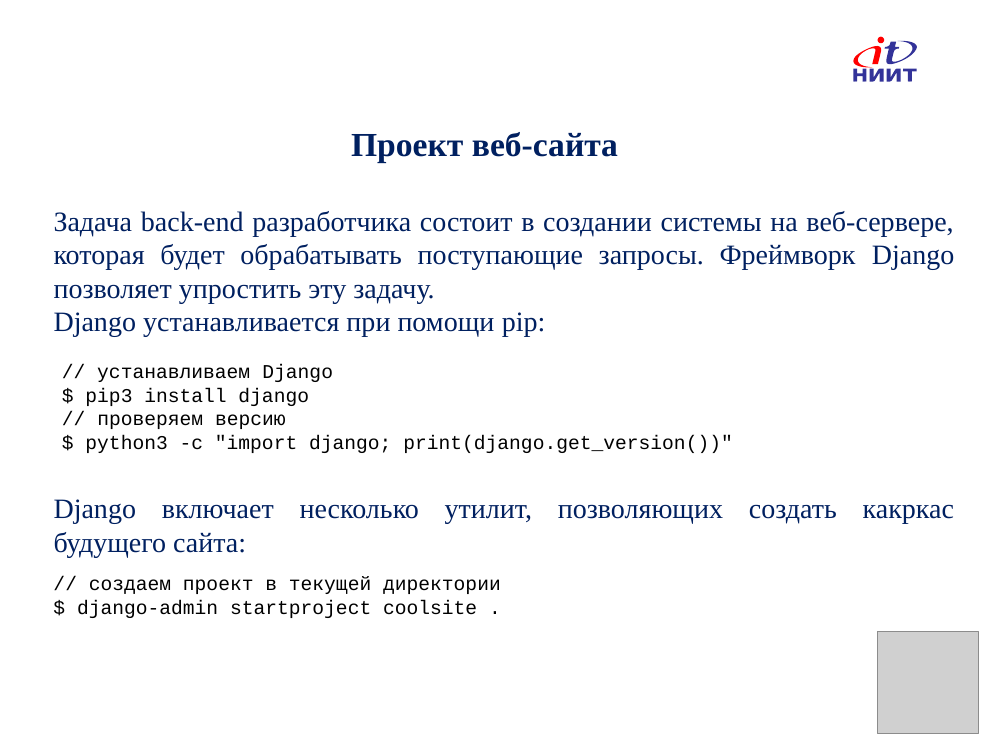
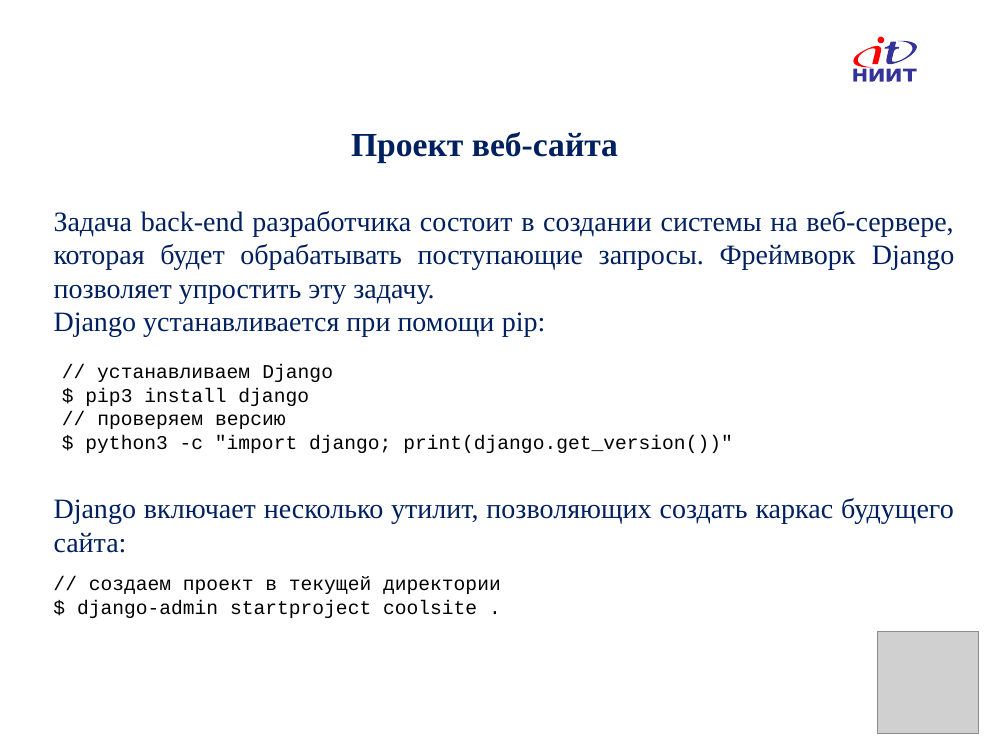
Before and after one commit to IlyaOrlov/PythonCourse, a slide deck: slide 8 of Lectures/PyLec_14.pptx. Drawn at 1008x756 pixels with LibreOffice and Linux fonts; fonts in the diff are those of the drawing; grey boxes stand for pictures; background and template pictures are left out. Boxes give left, top, right and bottom in pixels: in the first picture for what was removed or moved away, otherwise in the second. Text is boxed around its words. In the diff, an @@ line names an element or a change of style, - is before the commit and + after.

```diff
--- a/Lectures/PyLec_14.pptx
+++ b/Lectures/PyLec_14.pptx
@@ text at box(54, 498, 954, 553): text changed @@
-Django включает несколько утилит, позволяющих создать какркас будущего сайта:
+Django включает несколько утилит, позволяющих создать каркас будущего сайта:
```
Also in this commit, not shown: 1 other slide changed, 6 other files.
